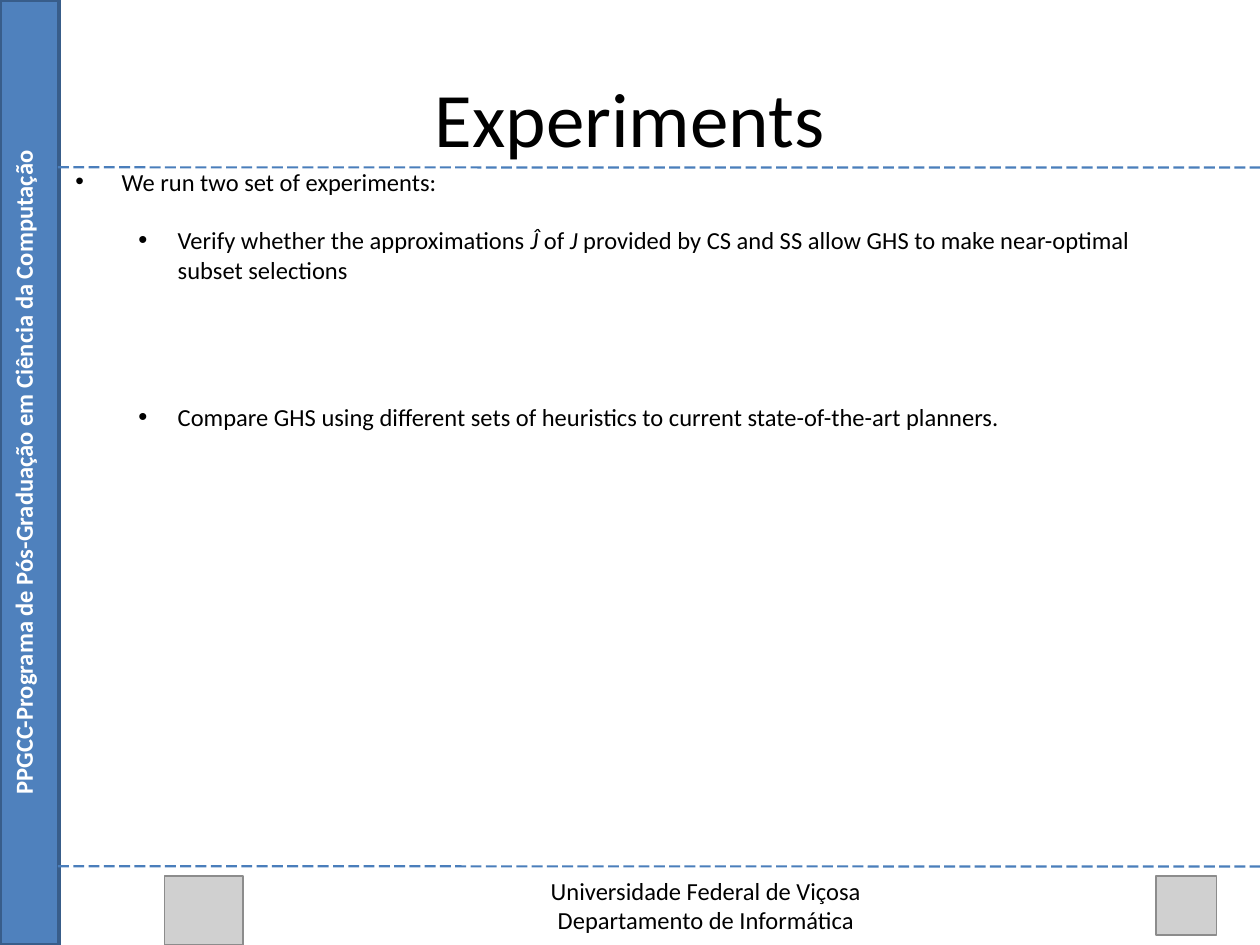
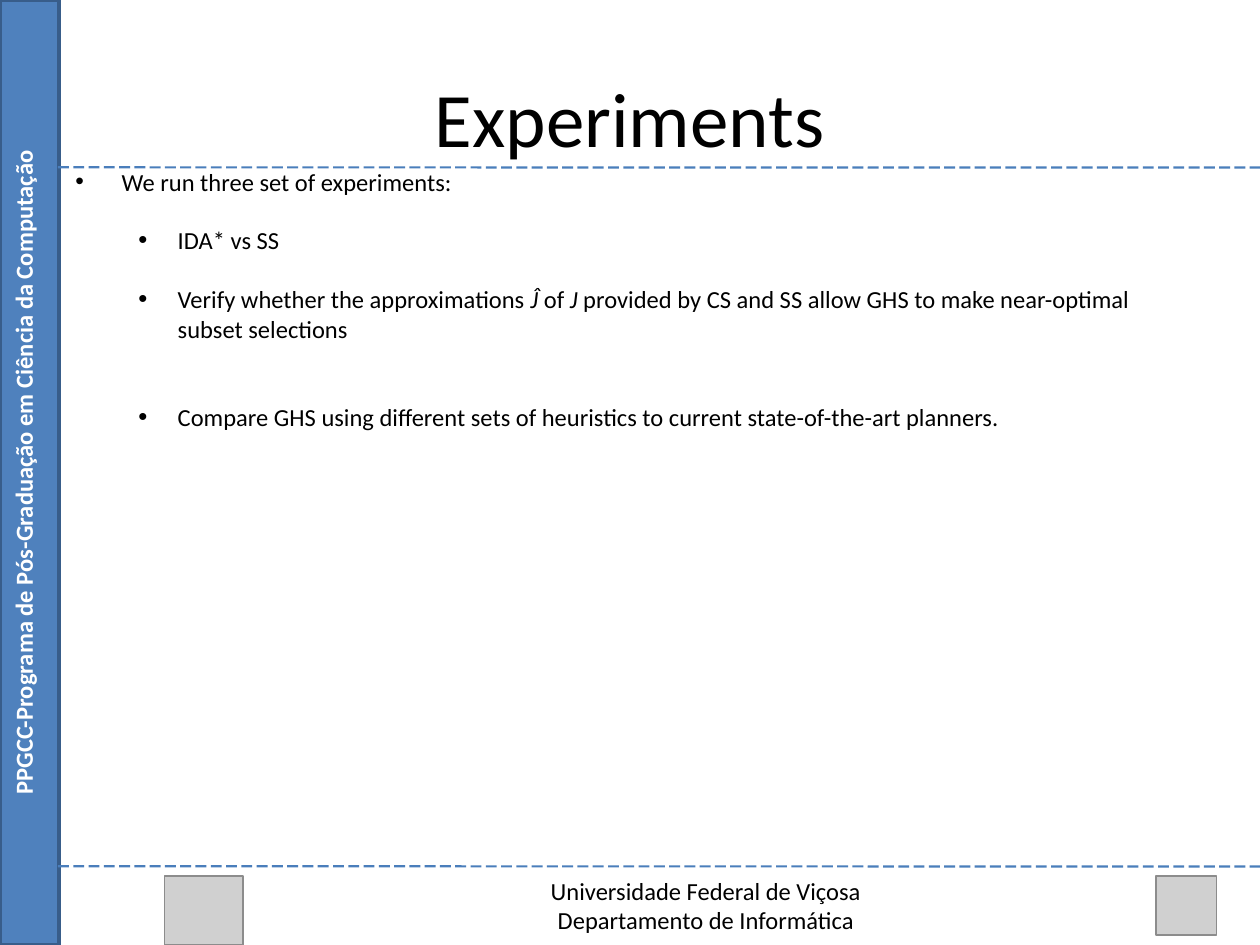
Before and after one commit to Marvinsky/research-marvin, a slide deck: slide 43 of latex/odp/selection heuristics.odp. Drawn at 1260x945 pixels with LibreOffice and Linux fonts; fonts in the diff are those of the drawing; grey boxes stand for pictures. Boxes give left, top, right and bottom in pixels: in the first picture for what was removed or moved away, otherwise in the second. Text is boxed around its words. In the diff, an @@ line names an element or a change of style, - is before the commit and + after.

```diff
--- a/latex/odp/selection heuristics.odp
+++ b/latex/odp/selection heuristics.odp
@@ text at [122, 174, 452, 249]: text changed @@
-• We run two set of experiments:
+• We run three set of experiments:
+  • IDA* vs SS
```
Also in this commit, not shown: 5 other slides changed, 1 slide added, 1 other file.
